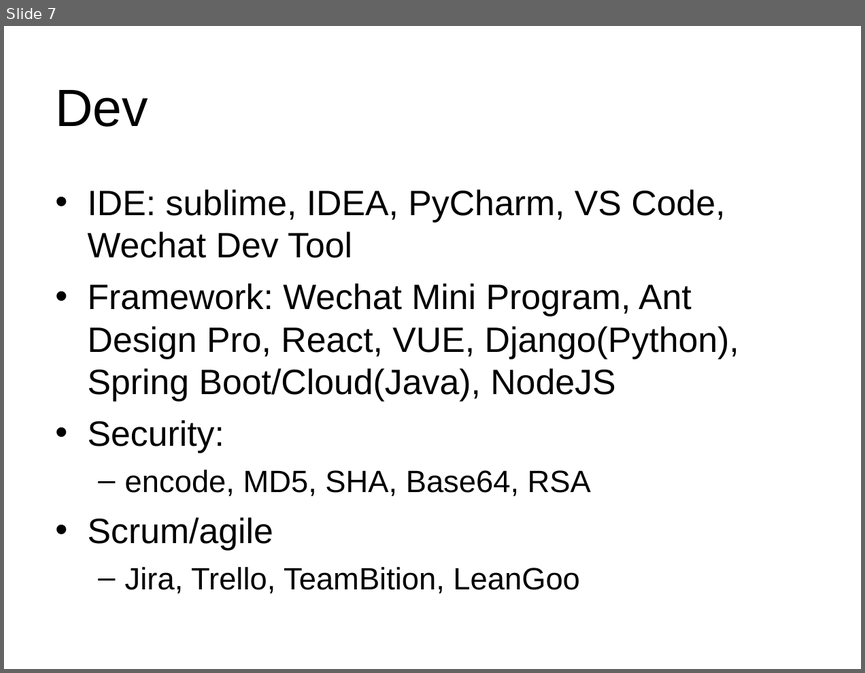
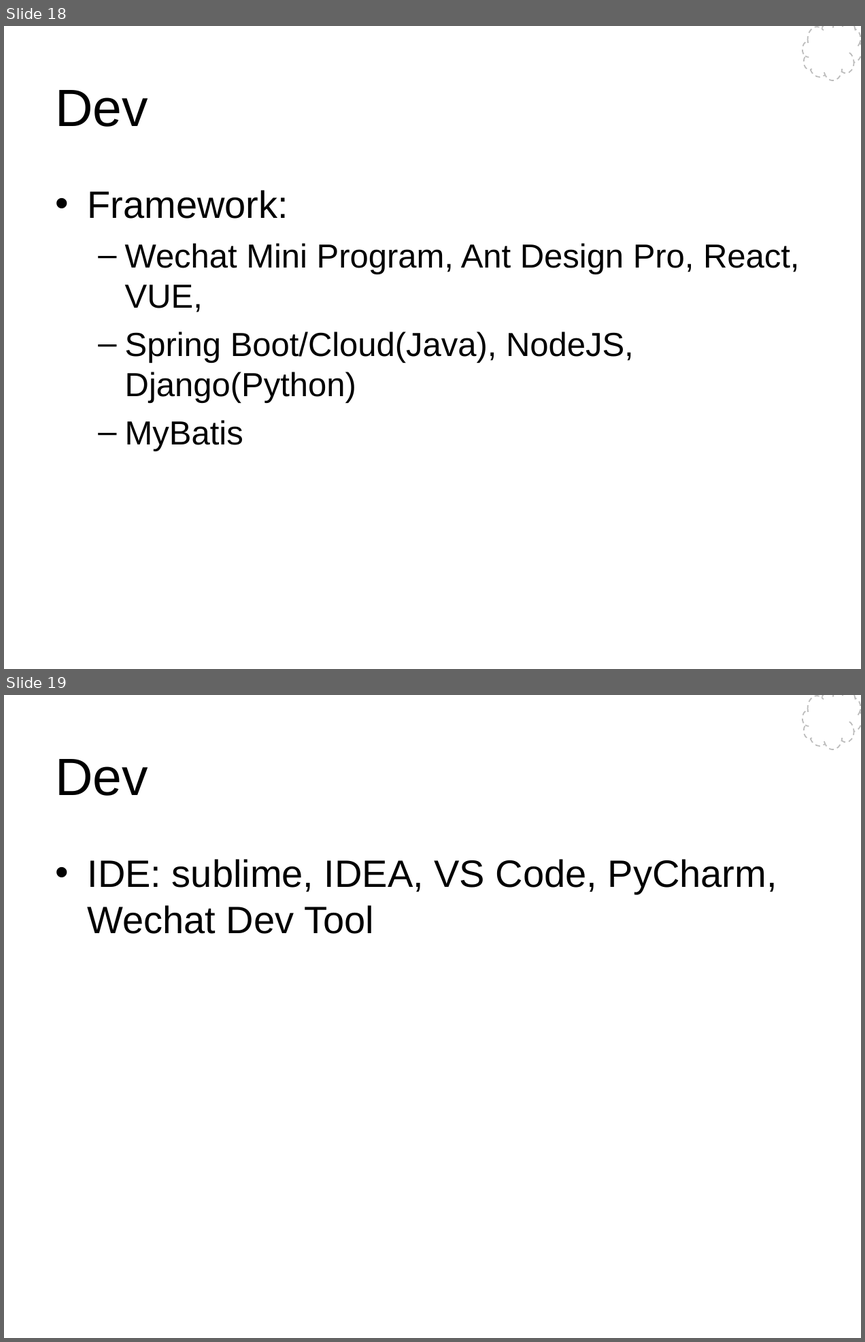
Before and after one commit to Wang-Ray/notes, a slide deck: Architect Pilates.ppt. Shown one above the other, each under a label of ours: slide 7 before the commit, slides 18 and 19 after it. The pictures are 865x673 and 865x1342 pixels, drawn with LibreOffice and Linux fonts; fonts in the diff are those of the drawing; background and template pictures are left out. Boxes give left, top, right and bottom in pixels: in the first picture for what was removed or moved away, otherwise in the second. Text is boxed around its words. In the diff, an @@ line names an element or a change of style, - is before the commit and + after.

```diff
--- a/Architect Pilates.ppt
+++ b/Architect Pilates.ppt
@@ slide 19 added at <box>4,695,861,1338</box>, background #FFFFFF; not listed: 1 template element that a slide beside it also shows @@
@@ title added at <box>55,759,148,796</box>, 44 pt, text #000000 @@
+Dev
@@ text added at <box>88,859,777,934</box>, 32 pt, text #000000 @@
+• IDE: sublime, IDEA, VS Code, PyCharm, Wechat Dev Tool
@@ what was slide 7 is now slide 18 @@
@@ slide 18 changed as well @@
@@ freeform shape added at <box>802,26,861,81</box>, fill #FFFFFF, outline #BCBCBC 0.99 pt dashed @@
@@ text at <box>88,190,799,451</box>: text changed; size 29.6 to 28 pt @@
-• IDE: sublime, IDEA, PyCharm, VS Code, Wechat Dev Tool
-• Framework: Wechat Mini Program, Ant Design Pro, React, VUE, Django(Python), Spring Boot/Cloud(Java), NodeJS
-• Security:
-  – encode, MD5, SHA, Base64, RSA
-• Scrum/agile
-  – Jira, Trello, TeamBition, LeanGoo
+• Framework:
+  – Wechat Mini Program, Ant Design Pro, React, VUE,
+  – Spring Boot/Cloud(Java), NodeJS, Django(Python)
+  – MyBatis
```
Also in this commit, not shown: 7 other slides changed, 20 other slides added, 1 slide removed, 1 other file.
